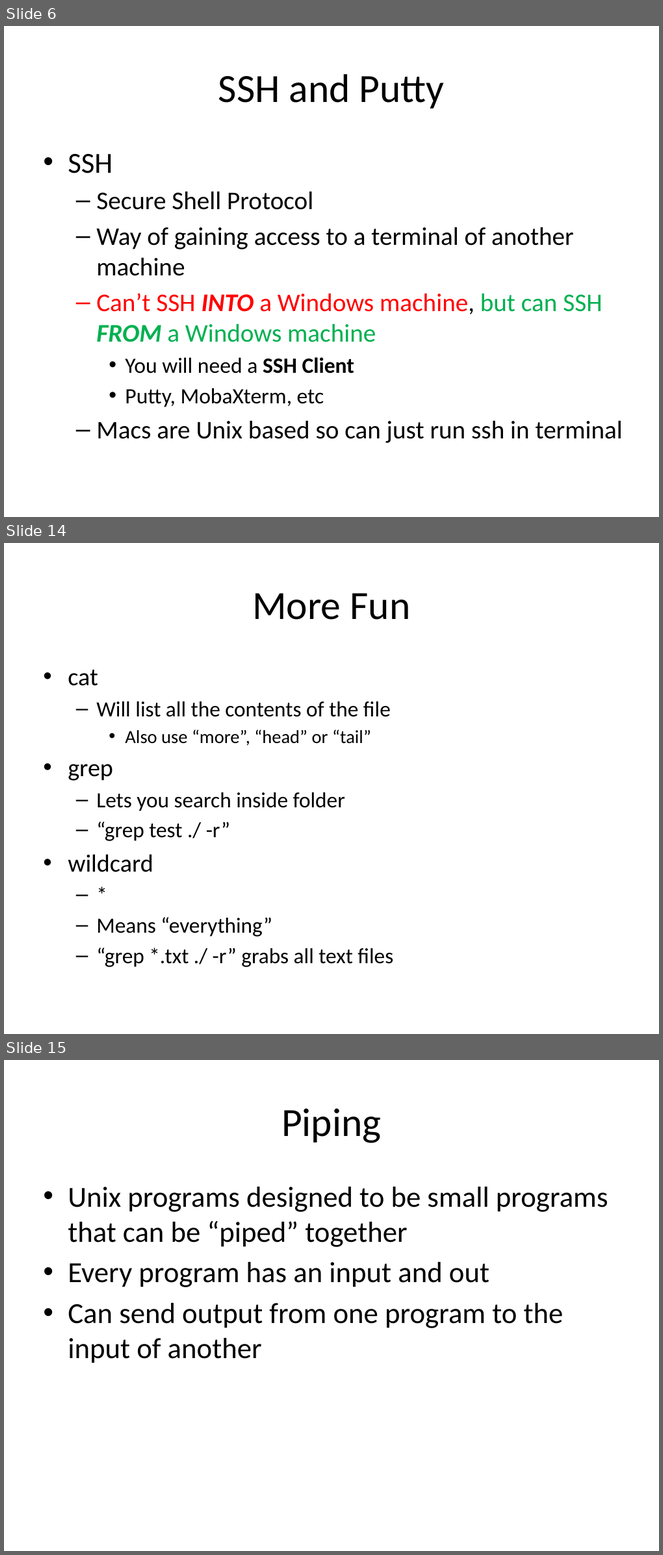
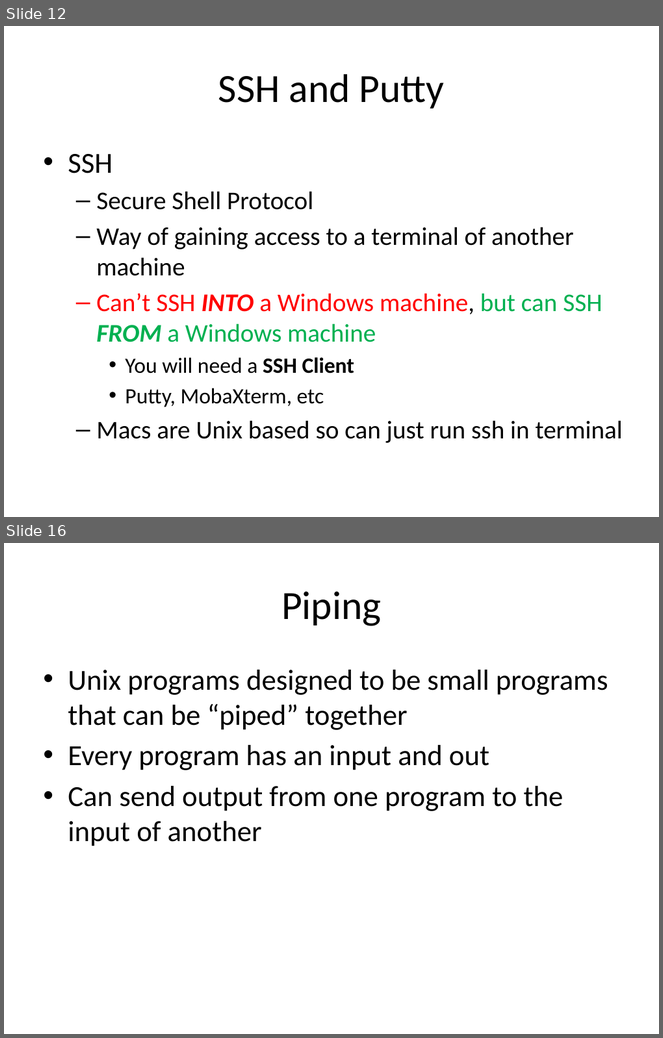
Before and after one commit to uwmadisonieee/Tutorials, a slide deck: Linux/Linux_101.pptx. Shown one above the other, each under a label of ours: slides 6, 14 and 15 before the commit, slides 12 and 16 after it; the slides between them are not shown. The pictures are 663x1555 and 663x1038 pixels, drawn with LibreOffice and Linux fonts; fonts in the diff are those of the drawing. Boxes give left, top, right and bottom in pixels: in the first picture for what was removed or moved away, otherwise in the second. Text is boxed around its words. In the diff, an @@ line names an element or a change of style, - is before the commit and + after.

```diff
--- a/Linux/Linux_101.pptx
+++ b/Linux/Linux_101.pptx
@@ slide 14 removed at (4, 543, 659, 1034), background #FFFFFF @@
@@ title removed at (252, 593, 411, 620) @@
-More Fun
@@ text removed at (68, 670, 393, 967) @@
-• cat
-  – Will list all the contents of the file
-    • Also use “more”, “head” or “tail”
-• grep
-  – Lets you search inside folder
-  – “grep test ./ -r”
-• wildcard
-  – *
-  – Means “everything”
-  – “grep *.txt ./ -r” grabs all text files
@@ what was slide 6 is now slide 12 @@
@@ what was slide 15 is now slide 16 @@
```
Also in this commit, not shown: 7 slides changed, 7 slides added, 7 other slides removed, 2 other files.
